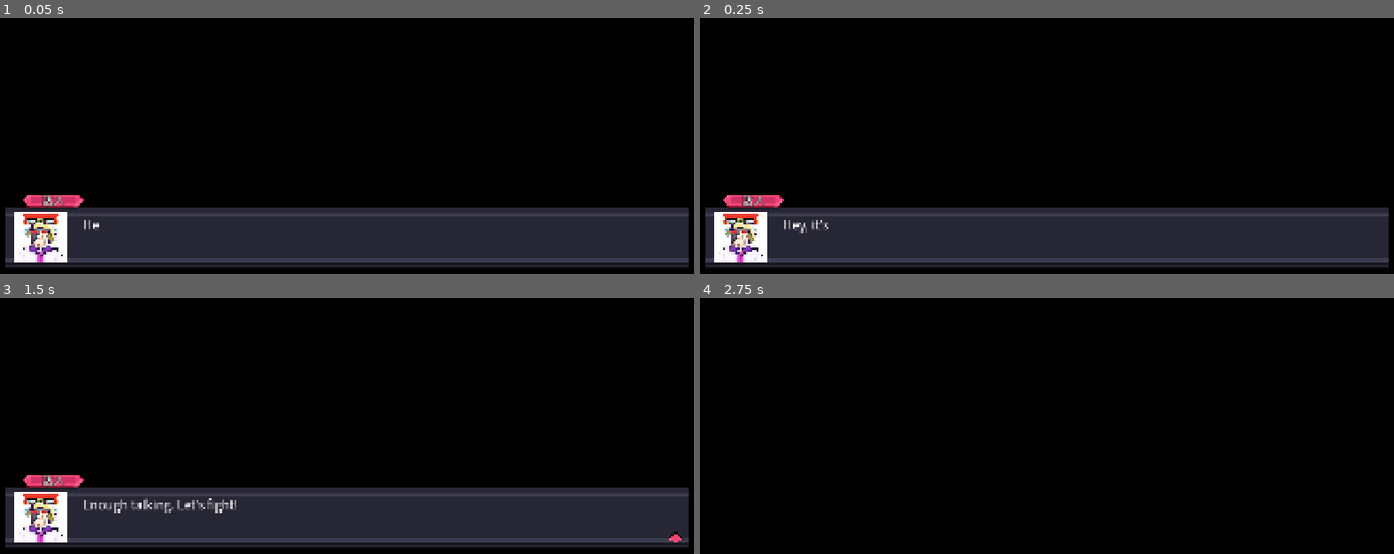
Above: before the commit, frames 1-4 (two rows, left to right).
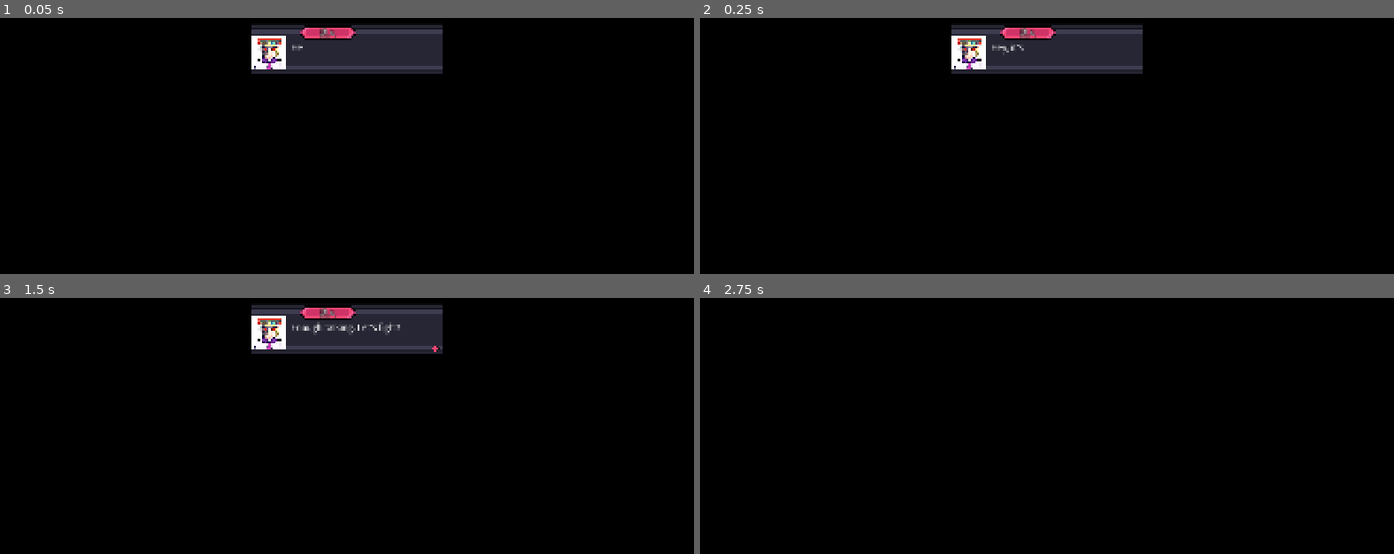
Above: after the commit, the same moments.

Repository: Kamihokora/Neofire-RPG
Game: Godot game, scene res://dialogue/test_quick_dialogue.tscn
Two runs of this game, one before a commit and one after it. Both use one fixed random seed, a clock stepped at 60 frames per second and the inputs below. This scene is started directly instead of the project's main scene.
Inputs (mouse positions are in pixels of both pictures, inside the frame that each line leads up to):
- Up to frame 1 (0.05 s): no input
- Up to frame 2 (0.25 s): no input
- Up to frame 3 (1.5 s): tap Enter (ui_accept) at 0.5, 0.77, 1.25 s; move the mouse to (312, 438) at 0.52 s; hold Up (move_up) 0.53-1.25 s; tap 1 at 0.6 s; click (312, 438) at 0.67 s; drag from (562, 418) to (312, 438) at 1.27 s
- Up to frame 4 (2.75 s): tap Enter (ui_accept) at 2 s; move the mouse to (831, 298) at 2.02 s; hold Left (move_left) from 2.03 s (still down); tap Space at 2.1 s; click (831, 298) at 2.17 s

The runs differ from the first frame. In frame 1, 28% of the frame differs, in the area x 0-100%, y 2-98%; in frame 2, 28%; in frame 3, 28%; in frame 4, nothing differs.

Commit message:
B系统：对话框浮于角色头顶 + 剧本格式 + 离开即结束
- 对话框改为浮在触发角色/物体头顶的紧凑小框（含 Camera2D 坐标换算）
- 差分：调查(OBJECT)不锁移动，战前(ACTOR)锁移动
- 调查对话时玩家走离对象 → 自动结束
- 支持剧本格式 [角色名]台词（[ ]=旁白），行首 ! 表示时停(锁移动)
- 角色别名解析（新火娘 → xinhuo）
- GIF 头像转 PNG（Godot 不支持 GIF）

Diff:
--- a/dialogue/characters.json
+++ b/dialogue/characters.json
@@ -23,8 +23,10 @@
     },
     "xinhuo": {
       "name": "焰铃",
+      "aliases": ["新火娘", "焰铃"],
       "name_color": "#ff4d4d",
-      "portrait": "res://assets/portraits/xinhuo_normal.png"
+      "portrait": "res://assets/portraits/xinhuo_normal.png",
+      "avatar": "res://assets/avatars/你好_05.png"
     },
     "enemy": {
       "name": "敌人",
--- a/dialogue/dialogue_player/dialogue_player.gd
+++ b/dialogue/dialogue_player/dialogue_player.gd
@@ -3,7 +3,7 @@
 signal dialogue_started
 signal dialogue_finished
 
-@export_file("*.json") var dialogue_file: String
+@export_file("*.json", "*.txt") var dialogue_file: String
 var dialogue_keys := []
 var dialogue_name: String = ""
 var current := 0
--- a/dialogue/quick_dialogue.gd
+++ b/dialogue/quick_dialogue.gd
@@ -1,15 +1,22 @@
 extends Control
-## B 系统：版图内/战斗内小框对话（头像 + 名字牌 + 正文 + 继续箭头）
+## B 系统：浮在角色头顶的对话框（头像 + 名字牌 + 正文 + 继续箭头）
 ## 数据格式：JSON 数组 [{ "speaker": "角色id", "text": "...", "expression": 0 }]
-## speaker 为空 = 旁白。头像取自 characters.json 的 portrait（立绘缩略）。
+## speaker 为空 = 旁白。头像优先取 characters.json 的 avatar（表情 GIF），否则退回 portrait。
 
 const CHAR_CONFIG_PATH := "res://dialogue/characters.json"
 const TEXT_SPEED := 40.0
+const SCREEN_MARGIN := 8.0
+
+## 框相对角色头顶再往上的距离（屏幕像素）
+@export var head_offset: float = 96.0
+## 调查对话时，玩家走离触发对象超过此距离（世界像素）→ 自动结束对话
+@export var leave_distance: float = 100.0
 
 ## 调试：直接指定对话文件，_ready 时自动显示（独立预览用）
 @export_file("*.json") var debug_file: String = ""
 @export var debug_screenshot: bool = false
 
+@onready var _box: Panel = $DialogueBox
 @onready var _avatar: TextureRect = $DialogueBox/Avatar
 @onready var _name_plate: TextureRect = $DialogueBox/NamePlate
 @onready var _name_label: Label = $DialogueBox/NamePlate/NameLabel
@@ -25,6 +32,8 @@
 var _is_completed := false
 var _dialogue_node: Node = null
 var _player: Pawn = null
+var _actor: Node2D = null
+var _lock_movement: bool = true
 
 
 func _ready() -> void:
@@ -54,8 +63,19 @@
 	visible = true
 	_player = player
 	_dialogue_node = dialogue
-	if player != null:
-		player.set_active(false)  # 冻结玩家移动
+	# 触发对话的角色/物体 = DialoguePlayer 的父节点（Node2D）
+	var parent: Node = dialogue.get_parent()
+	if parent is Node2D:
+		_actor = parent
+	elif player != null:
+		_actor = player
+	else:
+		_actor = null
+	# 差分：调查类（OBJECT）不锁移动（可边走边看），战前（ACTOR）锁死移动。
+	# 将来若某行需要选项/确认，也会强制锁（见 _line_needs_lock）。
+	_lock_movement = not (_actor is Pawn and _actor.type == Pawn.CellType.OBJECT)
+	if player != null and _lock_movement:
+		player.set_active(false)
 	_index = 0
 	_lines.clear()
 	_load_file(dialogue.dialogue_file)
@@ -89,13 +109,68 @@
 	var file := FileAccess.open(path, FileAccess.READ)
 	if file == null:
 		return
-	var data: Variant = JSON.parse_string(file.get_as_text())
+	var raw := file.get_as_text()
 	file.close()
-	if data is Array:
-		_lines = data
+	if path.get_extension().to_lower() == "json":
+		var data: Variant = JSON.parse_string(raw)
+		if data is Array:
+			_lines = data
+	else:
+		_lines = _parse_scenario(raw)
+
+
+## 剧本格式：每行 `[角色名]台词`（`[ ]` 或纯文本 = 旁白）；行首 `!` 表示该行锁死移动（时停）。
+## 例：
+##   [ ]只是一把钥匙……
+##   [新火娘]捡起来看看！
+##   ![文手]我试着捡起了钥匙！……但是太重了。
+func _parse_scenario(text: String) -> Array:
+	var out: Array = []
+	for raw_line in text.split("\n"):
+		var s := raw_line.strip_edges()
+		if s.is_empty() or s.begins_with("#"):
+			continue
+		var lock := false
+		if s.begins_with("!"):
+			lock = true
+			s = s.substr(1).strip_edges()
+		var speaker := ""
+		var body := s
+		if s.begins_with("["):
+			var end := s.find("]")
+			if end > 0:
+				speaker = _resolve_speaker(s.substr(1, end - 1).strip_edges())
+				body = s.substr(end + 1).strip_edges()
+		var line := {"speaker": speaker, "text": body}
+		if lock:
+			line["lock"] = true
+		out.append(line)
+	return out
+
+
+## 把剧本里的角色名 / 别名 / id 解析成角色 id；空名 = 旁白。
+func _resolve_speaker(raw_name: String) -> String:
+	if raw_name.is_empty():
+		return ""
+	if _char_configs.has(raw_name):
+		return raw_name
+	for id: String in _char_configs:
+		var cfg: Dictionary = _char_configs[id]
+		if str(cfg.get("name", "")) == raw_name:
+			return id
+		var aliases: Variant = cfg.get("aliases", [])
+		if aliases is Array and (aliases as Array).has(raw_name):
+			return id
+	return raw_name
 
 
 func _process(delta: float) -> void:
+	if not visible:
+		return
+	_update_box_position()
+	# 不锁移动的调查对话：玩家走远则自动结束
+	if not _lock_movement:
+		_check_leave()
 	if _is_displaying and not _is_completed:
 		_display_timer += delta
 		var target := int(_display_timer * TEXT_SPEED)
@@ -107,6 +182,20 @@
 				_continue_hint.visible = true
 
 
+## 把对话框浮到触发角色头顶（世界坐标 → 屏幕坐标，含 Camera2D）
+func _update_box_position() -> void:
+	var view_size := get_viewport_rect().size
+	var target_pos: Vector2
+	if _actor != null and is_instance_valid(_actor):
+		var screen_pos: Vector2 = get_viewport().get_canvas_transform() * _actor.global_position
+		target_pos = screen_pos - Vector2(_box.size.x * 0.5, _box.size.y + head_offset)
+	else:
+		target_pos = Vector2((view_size.x - _box.size.x) * 0.5, view_size.y * 0.5 - _box.size.y)
+	target_pos.x = clampf(target_pos.x, SCREEN_MARGIN, view_size.x - _box.size.x - SCREEN_MARGIN)
+	target_pos.y = clampf(target_pos.y, SCREEN_MARGIN, view_size.y - _box.size.y - SCREEN_MARGIN)
+	_box.position = target_pos
+
+
 func _input(event: InputEvent) -> void:
 	if not visible:
 		return
@@ -132,6 +221,14 @@
 		_advance()
 
 
+## 玩家离开触发对象 → 结束对话（仅用于不锁移动的调查对话）
+func _check_leave() -> void:
+	if _player == null or _actor == null or not is_instance_valid(_player) or not is_instance_valid(_actor):
+		return
+	if _player.global_position.distance_to(_actor.global_position) > leave_distance:
+		_finish()
+
+
 func _complete_text() -> void:
 	_displayed = _text_label.get_total_character_count()
 	_text_label.visible_characters = -1
@@ -155,13 +252,25 @@
 		_dialogue_node.dialogue_finished.emit()
 
 
+## 该行是否需要锁死移动（含选项/确认字段时为真）。
+func _line_needs_lock(line: Dictionary) -> bool:
+	if bool(line.get("lock", false)):
+		return true
+	var opts: Variant = line.get("options", null)
+	return opts is Array and (opts as Array).size() > 0
+
+
 func _show_line() -> void:
 	var line: Dictionary = _lines[_index]
 	var speaker: String = str(line.get("speaker", ""))
 	var text: String = str(line.get("text", ""))
 	var display_name: String = str(line.get("display_name", ""))
 
-	# 头像 + 名字
+	# 若该行需要选项/确认，则临时锁死移动
+	if _line_needs_lock(line) and _player != null:
+		_lock_movement = true
+		_player.set_active(false)
+
 	var cfg: Dictionary = _get_char(speaker)
 	if speaker == "":
 		_name_plate.visible = false
@@ -169,9 +278,11 @@
 	else:
 		_name_plate.visible = true
 		_name_label.text = display_name if display_name != "" else str(cfg.get("name", speaker))
-		var portrait: String = str(cfg.get("portrait", ""))
-		if portrait != "" and ResourceLoader.exists(portrait):
-			_avatar.texture = load(portrait)
+		var avatar_path: String = str(cfg.get("avatar", ""))
+		if avatar_path.is_empty():
+			avatar_path = str(cfg.get("portrait", ""))
+		if not avatar_path.is_empty() and ResourceLoader.exists(avatar_path):
+			_avatar.texture = load(avatar_path)
 			_avatar.visible = true
 		else:
 			_avatar.visible = false
@@ -183,3 +294,4 @@
 	_is_displaying = true
 	_is_completed = false
 	_continue_hint.visible = false
+	_update_box_position()
--- a/dialogue/quick_dialogue.tscn
+++ b/dialogue/quick_dialogue.tscn
@@ -7,18 +7,15 @@
 [ext_resource type="FontFile" path="res://theme/fonts/思源黑体.otf" id="5_font"]
 
 [sub_resource type="StyleBoxTexture" id="StyleBox_box"]
+content_margin_left = 10.0
+content_margin_top = 10.0
+content_margin_right = 10.0
+content_margin_bottom = 10.0
 texture = ExtResource("2_panel")
 texture_margin_left = 40.0
 texture_margin_top = 40.0
 texture_margin_right = 40.0
 texture_margin_bottom = 40.0
-
-[sub_resource type="StyleBoxTexture" id="StyleBox_name"]
-texture = ExtResource("3_name")
-texture_margin_left = 30.0
-texture_margin_top = 30.0
-texture_margin_right = 30.0
-texture_margin_bottom = 30.0
 
 [node name="QuickDialogue" type="Control"]
 layout_mode = 3
@@ -27,38 +24,31 @@
 anchor_bottom = 1.0
 grow_horizontal = 2
 grow_vertical = 2
+mouse_filter = 2
 script = ExtResource("1_qd")
 
 [node name="DialogueBox" type="Panel" parent="."]
 theme_override_styles/panel = SubResource("StyleBox_box")
-layout_mode = 1
-anchors_preset = 12
-anchor_top = 1.0
-anchor_right = 1.0
-anchor_bottom = 1.0
-offset_left = 24.0
-offset_top = -200.0
-offset_right = -24.0
-offset_bottom = -16.0
-grow_horizontal = 2
-grow_vertical = 0
+layout_mode = 0
+offset_right = 540.0
+offset_bottom = 156.0
 
 [node name="Avatar" type="TextureRect" parent="DialogueBox"]
 layout_mode = 0
-offset_left = 36.0
-offset_top = 22.0
-offset_right = 176.0
-offset_bottom = 162.0
+offset_left = 14.0
+offset_top = 42.0
+offset_right = 106.0
+offset_bottom = 134.0
 mouse_filter = 2
 expand_mode = 1
-stretch_mode = 5
+stretch_mode = 6
 
 [node name="NamePlate" type="TextureRect" parent="DialogueBox"]
 layout_mode = 0
-offset_left = 30.0
-offset_top = -28.0
-offset_right = 250.0
-offset_bottom = 14.0
+offset_left = 118.0
+offset_top = 14.0
+offset_right = 318.0
+offset_bottom = 52.0
 mouse_filter = 2
 texture = ExtResource("3_name")
 expand_mode = 1
@@ -73,43 +63,32 @@
 grow_vertical = 2
 theme_override_colors/font_color = Color(1, 1, 1, 1)
 theme_override_colors/font_outline_color = Color(0.13, 0.02, 0.06, 1)
-theme_override_constants/outline_size = 6
+theme_override_constants/outline_size = 5
 theme_override_fonts/font = ExtResource("5_font")
-theme_override_font_sizes/font_size = 30
+theme_override_font_sizes/font_size = 22
 horizontal_alignment = 1
 vertical_alignment = 1
 
 [node name="TextLabel" type="RichTextLabel" parent="DialogueBox"]
-layout_mode = 1
-anchors_preset = 15
-anchor_right = 1.0
-anchor_bottom = 1.0
-offset_left = 220.0
-offset_top = 40.0
-offset_right = -60.0
-offset_bottom = -30.0
-grow_horizontal = 2
-grow_vertical = 2
+layout_mode = 0
+offset_left = 118.0
+offset_top = 60.0
+offset_right = 524.0
+offset_bottom = 140.0
 theme_override_colors/default_color = Color(1, 1, 1, 1)
 theme_override_fonts/normal_font = ExtResource("5_font")
-theme_override_font_sizes/normal_font_size = 34
+theme_override_font_sizes/normal_font_size = 24
 bbcode_enabled = true
 fit_content = true
 scroll_active = false
 
 [node name="ContinueHint" type="TextureRect" parent="DialogueBox"]
-layout_mode = 1
-anchors_preset = 3
-anchor_left = 1.0
-anchor_top = 1.0
-anchor_right = 1.0
-anchor_bottom = 1.0
-offset_left = -64.0
-offset_top = -54.0
-offset_right = -24.0
-offset_bottom = -22.0
-grow_horizontal = 0
-grow_vertical = 0
+layout_mode = 0
+offset_left = 496.0
+offset_top = 116.0
+offset_right = 524.0
+offset_bottom = 142.0
+mouse_filter = 2
 texture = ExtResource("4_arrow")
 expand_mode = 1
 stretch_mode = 5
--- a/grid_movement/exploration.tscn
+++ b/grid_movement/exploration.tscn
@@ -667,7 +667,7 @@
 type = 2
 
 [node name="DialoguePlayer" parent="Grid/Object" unique_id=1157089401 instance=ExtResource("8")]
-dialogue_file = "res://dialogue/dialogue_data/object.json"
+dialogue_file = "res://dialogue/dialogue_data/object.txt"
 
 [node name="Decoration upper level" type="Node2D" parent="." unique_id=125227117]
 
Binary file removed: assets/avatars/不好说_14.gif
Binary file added: assets/avatars/不好说_14.png
Not shown, added: assets/avatars/不好说_14.png.import
Binary file removed: assets/avatars/你好_05.gif
Binary file added: assets/avatars/你好_05.png
Not shown, added: assets/avatars/你好_05.png.import
Binary file removed: assets/avatars/可以_01.gif
Binary file added: assets/avatars/可以_01.png
Not shown, added: assets/avatars/可以_01.png.import
Binary file removed: assets/avatars/哈哈哈_13.gif
Binary file added: assets/avatars/哈哈哈_13.png
Not shown, added: assets/avatars/哈哈哈_13.png.import
(and 37 more such lines)
